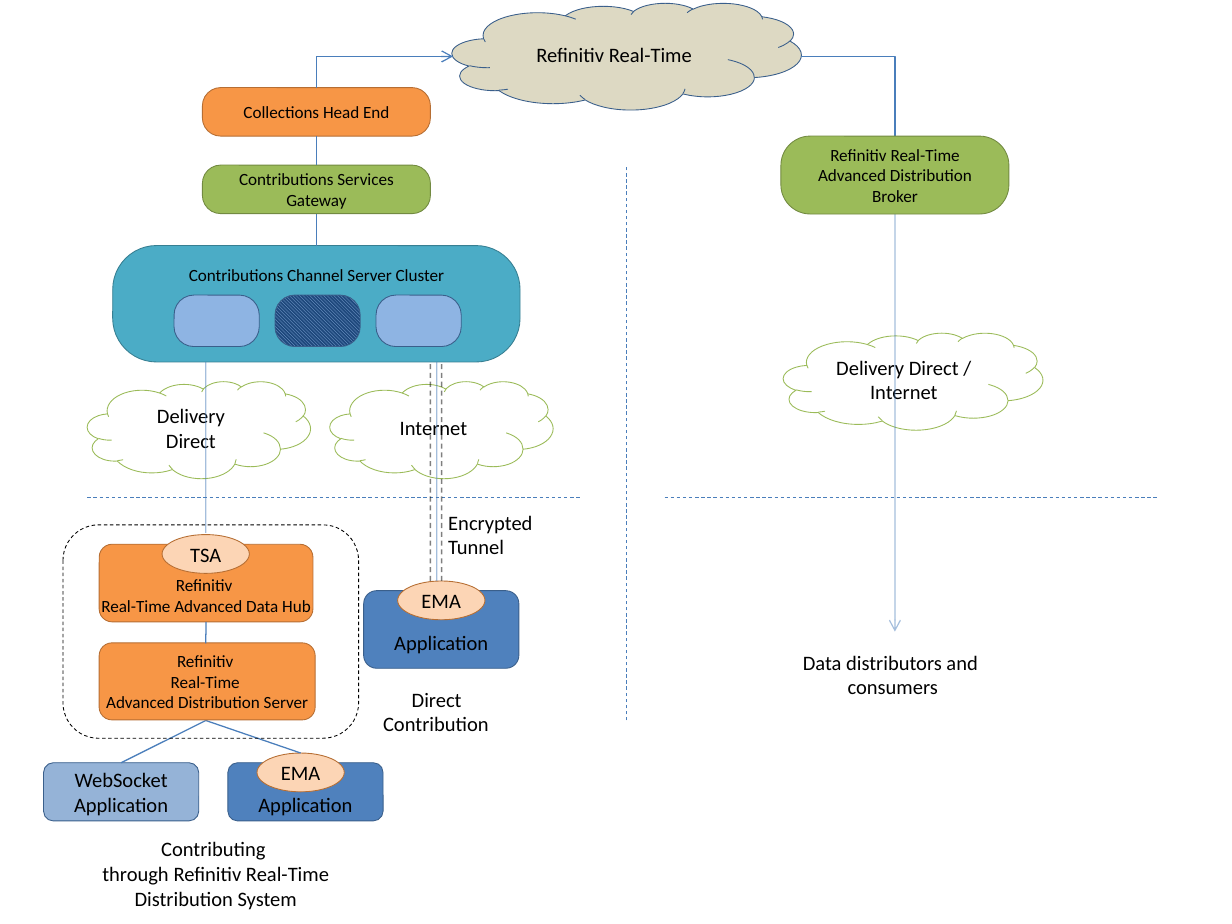
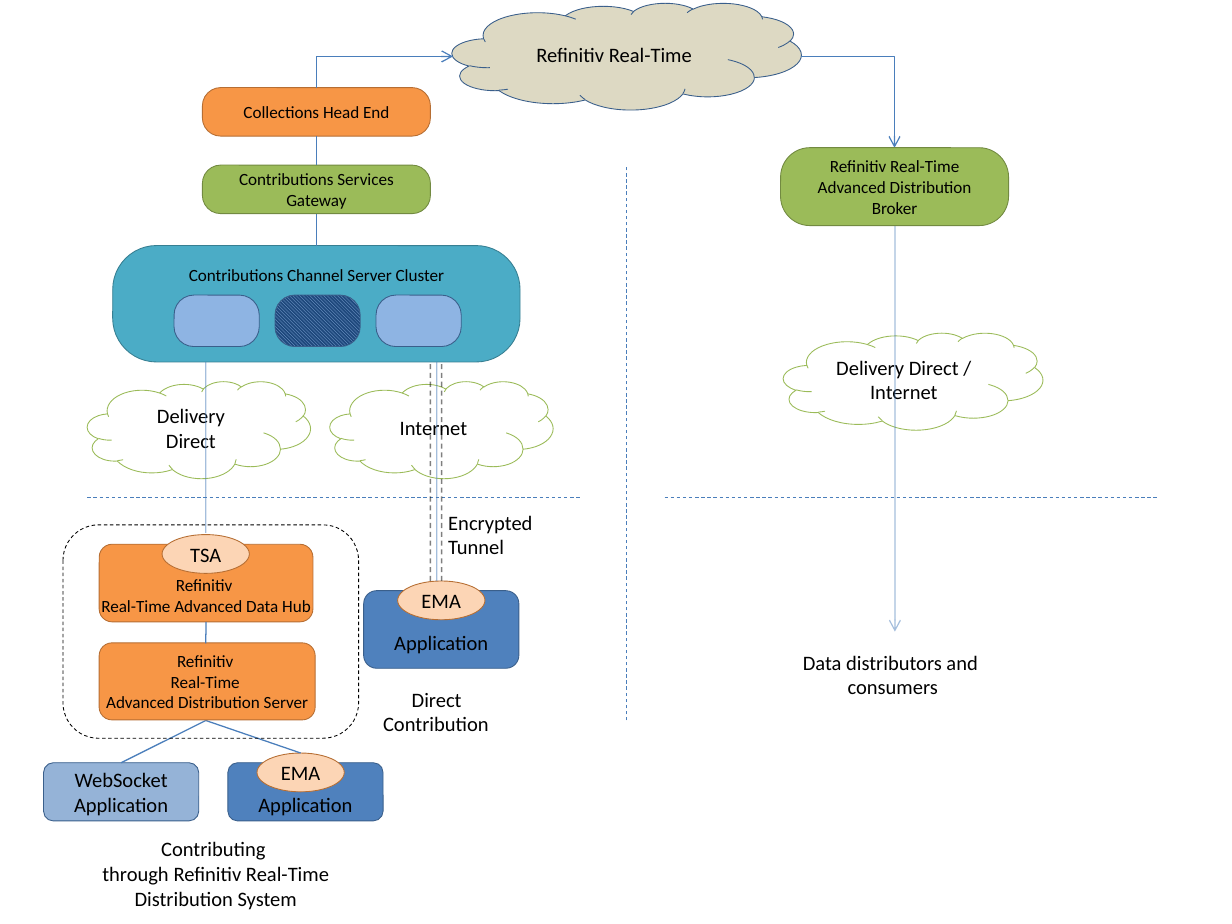
Before and after one commit to LSEG-API-Samples/Example.WebSocketAPI.Posting.TRCC, a slide deck: slide 2 of diagram/diagram.pptx. Drawn at 1232x924 pixels with LibreOffice and Linux fonts; fonts in the diff are those of the drawing. Boxes give left, top, right and bottom in pixels: in the first picture for what was removed or moved away, otherwise in the second. Text is boxed around its words. In the diff, an @@ line names an element or a change of style, - is before the commit and + after.

```diff
--- a/diagram/diagram.pptx
+++ b/diagram/diagram.pptx
@@ elbow arrow moved from (801, 57) - (894, 165) to (801, 57) - (894, 148) @@
@@ rounded rectangle "Refinitiv Real-Time Advanced Distribution": place and size @@
-rounded rectangle "Refinitiv Real-Time Advanced Distribution" at (781,137,1009,214)
+rounded rectangle "Refinitiv Real-Time Advanced Distribution" at (781,148,1009,225)
```
Also in this commit, not shown: 2 other files.
